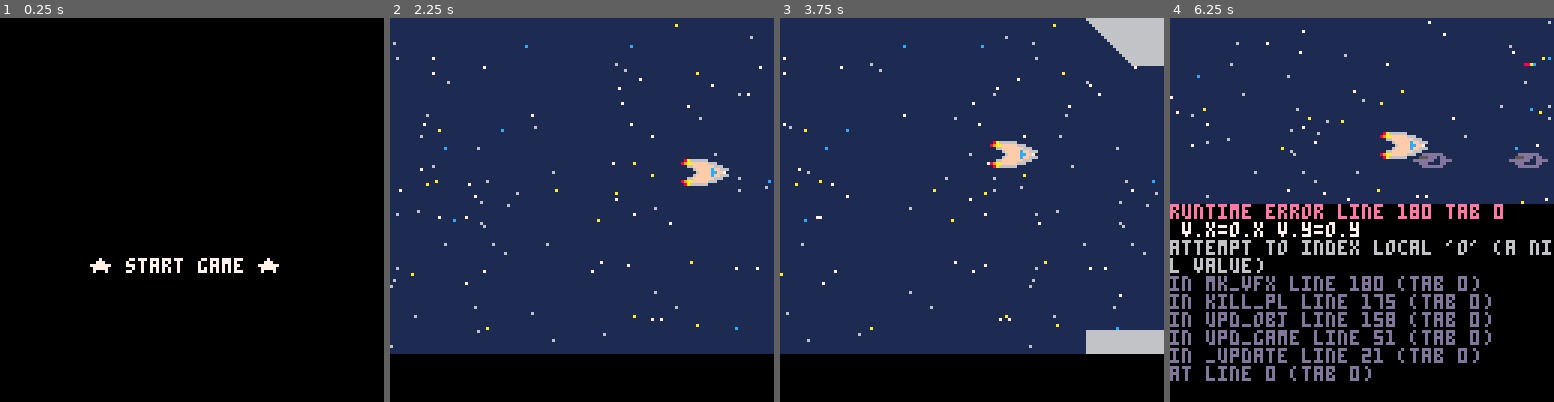
Above: before the commit, frames 1-4 (left to right).
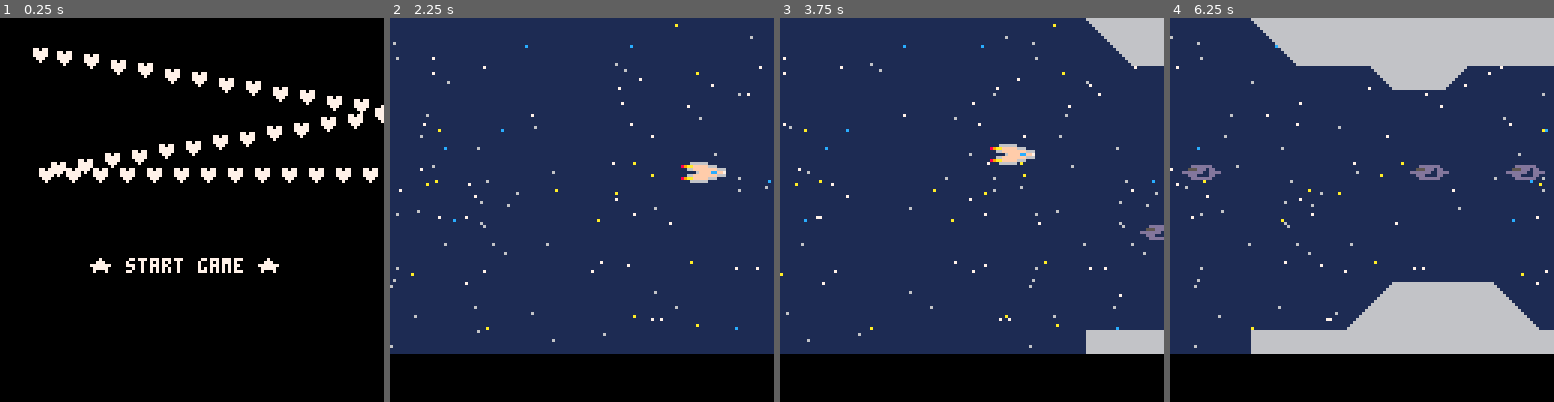
Above: after the commit, the same moments.

Repository: PedroMR/pico8
Game: PICO-8 cartridge ship.p8
Two runs of this game, one before a commit and one after it. Both use one fixed random seed, a clock stepped at 60 frames per second and the inputs below.
Inputs:
- Up to frame 1 (0.25 s): no input
- Up to frame 2 (2.25 s): tap O (Z key) at 0.7, 1.7, 2.1 s; hold Right 1.6-2.1 s; hold Up from 2.15 s (still down)
- Up to frame 3 (3.75 s): release Up at 2.42 s; hold Right 2.47-3.03 s; tap O (Z key) every 0.4 s from 2.5 to 3.7 s; hold Left 3.08-3.58 s; hold Down from 3.63 s (still down)
- Up to frame 4 (6.25 s): release Down at 3.97 s; hold Right 4.02-4.68 s; tap O (Z key) every 0.4 s from 4.1 to 6.1 s; hold Up 4.73-5.03 s; hold Left 5.08-5.68 s; hold Down 5.73-6.03 s; hold Right from 6.08 s (still down)

The runs differ from the first frame. In frame 1, 4.2% of the frame differs, in the area x 8-100%, y 7-43%; in frame 2, 0.4%; in frame 3, 0.6%; in frame 4, 53%, in the area x 0-100%, y 0-95%.
Error before the commit: runtime error line 180 tab 0; v.x=o.x v.y=o.y; attempt to index local 'o' (a nil value)

Commit message:
Enemies have (killer) paths. Ship tilts more or less

Diff:
--- a/ship.p8
+++ b/ship.p8
@@ -4,7 +4,7 @@
 -- ship
 draw_bb=false
 local scr={x0=0,x1=127,y0=0,y1=111}
-local pl={x=60,y=60,w=8,h=6,tw=2,th=2,spr=16,dead=false}
+local pl={x=60,y=60,w=8,h=6,tw=2,th=2,spr=20,dead=false}
 pl.w2=pl.w/2 pl.h2=pl.h/2
 local cam={x=0,y=0}
 local m_offs_x=192
@@ -13,8 +13,10 @@
 local ene_shp={}
 local state='start'
 local vfx={}
-
+-- vfx
 local vfx_boom={tw=1,th=1,fr={5,6},tpf=6}
+-- paths
+local p_ene1={{0,0},{-140,0},{-50,20},{-180,20}}
 
 
 function _update()
@@ -35,7 +37,31 @@
 
 function upd_start()
  if btnp(4) then
+  sfx(0)
   state='game'
+ end
+end
+
+path1={{10,10},{130,30},{10,50},{130,50}}
+function p_eval(p, t)
+	t=max(0,min(1,t))
+ local n=#p-1 -- fences not poles
+ local dt=1/n
+ local s=flr(t/dt)
+--cls() print("s:"..s.." t:"..t.." n:"..n)
+ local s0=p[s+1]
+ local s1=p[s+2]
+ if (s1==nil) return {x=s0[1],y=s0[2]}
+ local ⧗=1-((t%dt)/dt)
+ local pos={x=⧗*s0[1]+(1-⧗)*s1[1],
+												y=⧗*s0[2]+(1-⧗)*s1[2]}
+ return pos
+end
+
+function draw_path(p)
+ for t=0,1.1,0.025 do
+  local pos=p_eval(p,t)
+  print('♥',pos.x,pos.y)
  end
 end
 
@@ -44,6 +70,7 @@
  cls()
  color(7)
  print("★ start game ★",30,80)
+ draw_path(path1)
 end
 
 local frame=0
@@ -86,7 +113,7 @@
  for nty=nty0,nty0+16 do
 	 local t=mgetoff(ntx,nty)
 	 if band(fget(t),2)>0 then
-		 sfx(3)
+--		 sfx(3)
 	 	spawn(t,ntx-12,nty)
 	 	spawn(t,ntx-8,nty)
 	 	msetoff(ntx,nty,0)
@@ -95,14 +122,24 @@
 end
 
 function spawn(t,tx,ty)
- local ne={x=tx*8+m_offs_x,y=ty*8,w=8,h=6,tw=2,th=2,spr=18,spd=-0.5}
+ local ne={x=tx*8+m_offs_x,y=ty*8,w=8,h=6,tw=2,th=2,spr=18,spd=-0.5,t=0,dt=0.01}
+ ne.path=p_ene1
+ if ne.y > 64 then
+  --flip path
+  ne.path=tools.deepassign(p_ene1)
+  for p in all(ne.path) do
+   p[2] = -p[2]
+  end
+ end
  ne.w2=ne.w/2 ne.h2=ne.h/2
+ ne.sx=ne.x ne.sy=ne.y
  add(ene_shp,ne)
 end
 
 function upd_ctrl()
  pl_shot-=1
  local pl_spd=3
+ pl.spr=16
  if (btn(0)) trymove(-pl_spd,0)
  if (btn(1)) trymove( pl_spd,0)
  if (btn(2)) trymove(0,-pl_spd)
@@ -131,6 +168,7 @@
 function trymove(dx,dy)
  local coll=false
  pl.x += dx pl.y += dy
+ if(dy!=0) pl.spr=20
 
  local x0,x1=pl.x-pl.w/2,pl.x+pl.w/2
  local y0,y1=pl.y-pl.h/2,pl.y+pl.h/2
@@ -155,8 +193,13 @@
 		if (b.x > cam.x+127) del(pl_bul,b)
  end
  for o in all(ene_shp) do
-		o.x += o.spd
+--		o.x += o.spd
+  o.t+=o.dt
+  local np=p_eval(o.path,o.t)
+--if(o.t>0.01) cls()print("t "..o.t.." sx "..o.sx.." np.x "..np.x)stop()
+  o.x, o.y = o.sx+np.x, o.sy+np.y
 		if(obj_coll(o,pl)) then
+   mk_vfx(vfx_boom,o)
 	  del(ene_shp,o)
 	  kill_pl()
 	  return
@@ -175,7 +218,11 @@
 function kill_pl()
  sfx(4)
  pl.dead=true
- mk_vfx(vfx_boom,o)
+ for i=1,3 do
+  local pos={x=pl.x+rnd(4)-2,y=pl.y+rnd(4)-2}
+  local v=mk_vfx(vfx_boom,pos)
+  v.tpf += rnd(4)-2
+ end
 end
 
 function mk_vfx(v0,o)
@@ -331,15 +378,15 @@
 00000000000000000000000000000000000000000000000000000000000000000000000000000000000000000000000000000000000000000000000000000000
 00000000000000000000000000000000000000000000000000000000000000000000000000000000000000000000000000000000000000000000000000000000
 00000000000000000000000000000000000000000000000000000000000000000000000000000000000000000000000000000000000000000000000000000000
-08a66666600000000000000000000000000000000000000000000000000000000000000000000000000000000000000000000000000000000000000000000000
-89aafffff666000000000ddddddd0000000000000000000000000000000000000000000000000000000000000000000000000000000000000000000000000000
-0066fffffff666000000555ddd1dd000000000000000000000000000000000000000000000000000000000000000000000000000000000000000000000000000
-00006fffffcff66600ddddddd11dddd0000000000000000000000000000000000000000000000000000000000000000000000000000000000000000000000000
-000006ffffccff700000ddd1111dd000000000000000000000000000000000000000000000000000000000000000000000000000000000000000000000000000
-00006fffffcff66600000ddddddd0000000000000000000000000000000000000000000000000000000000000000000000000000000000000000000000000000
-0066fffffff666000000000000000000000000000000000000000000000000000000000000000000000000000000000000000000000000000000000000000000
-89aafffff66600000000000000000000000000000000000000000000000000000000000000000000000000000000000000000000000000000000000000000000
-08a66666600000000000000000000000000000000000000000000000000000000000000000000000000000000000000000000000000000000000000000000000
+08a66666600000000000000000000000000000000000000008a66666600000000000000000000000000000000000000000000000000000000000000000000000
+89aafffff666000000000ddddddd0000000666666000000089aaf6f6f66600000000000000000000000000000000000000000000000000000000000000000000
+0066fffffff666000000555ddd1dd00089aafffff666000000666f6f6ff666000000000000000000000000000000000000000000000000000000000000000000
+00006fffffcff66600ddddddd11dddd00066ffffffff6660000066f6f6cff6660000000000000000000000000000000000000000000000000000000000000000
+000006ffffccff700000ddd1111dd000000006ffffccff700000066f6fccff700000000000000000000000000000000000000000000000000000000000000000
+00006fffffcff66600000ddddddd00000066ffffffff6660000066f6f6cff6660000000000000000000000000000000000000000000000000000000000000000
+0066fffffff66600000000000000000089aafffff666000089666f6f6ff666000000000000000000000000000000000000000000000000000000000000000000
+89aafffff66600000000000000000000000666666000000089aaf6f6f66600000000000000000000000000000000000000000000000000000000000000000000
+08a66666600000000000000000000000000000000000000008a66666600000000000000000000000000000000000000000000000000000000000000000000000
 00000000000000000000000000000000000000000000000000000000000000000000000000000000000000000000000000000000000000000000000000000000
 00000000000000000000000000000000000000000000000000000000000000000000000000000000000000000000000000000000000000000000000000000000
 00000000000000000000000000000000000000000000000000000000000000000000000000000000000000000000000000000000000000000000000000000000
